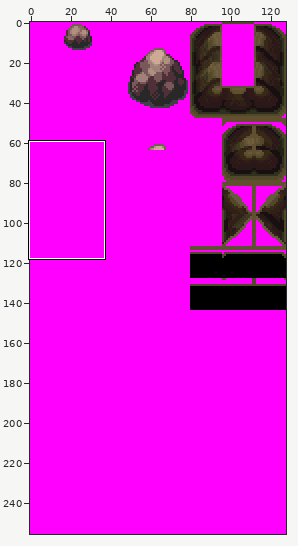
File history of a sprite sheet, tiles/cave_coronet/middle.png. The first picture is a wide view before the edit; the outline marks the close-up.
Close-up. Old version:
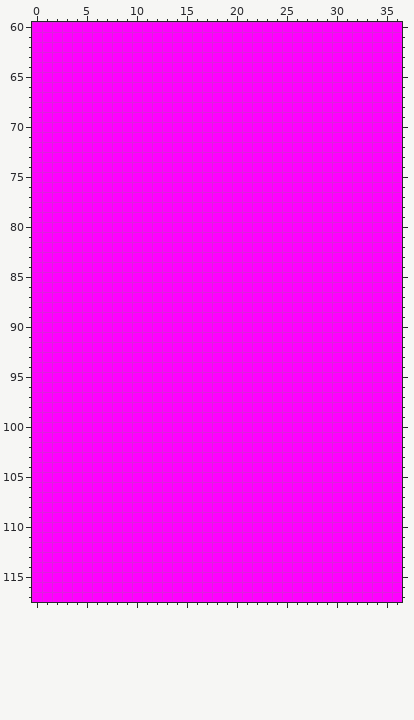
The file is 128x256 pixels. Colours within 5 levels of each other are drawn and written as one. Shown: x 0..36, y 60..117.
After:
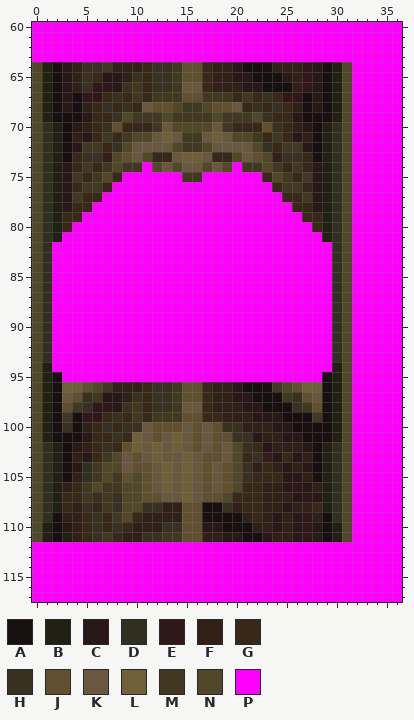
Palette (. is transparent): A #181010  B #212113  C #281818  D #303020  E #301818  F #302018  G #382818  H #383020  J #605030  K #685840  L #706038  M #403820  N #504828  P #ff00ff
Edits made:
Changed rows in their new state; - is an unchanged pixel.
first column x 0:
 64 NBACFHHMFFFGHHMJJGFFCAAAFFFECABN
 65 NBACFHGCCFHGHHMJJGFFCCAAACFECABN
 66 NBACFHEECHMGHHMKKGFFFCCAAAFECABN
 67 NBACAEEGHGMGMMMJJMMMGMGHGEEACABN
 68 NBACAFGHGHGKJJNMMNJJKGHGHGFACABN
 69 NBAAACGGHNMMMNMMMMNMMMNHGGCAAABN
 70 NDBACFGHJGGGMKNNNNKMGGGJHGFCABDN
 71 NDBAFCGMGMNNKLKMMKLKNNMGMGCFABDN
 72 NDBACMMGHNKKKKNMMNKKKKNHGMMCABDN
 73 NDBAGHHFNJKNGGKLLKGGNKJNFHHGABDN
 74 NDBCGMGMNMM-NKNKKNKN-MMNMGMGCBDN
 75 NDBCMGMNG------MM------GNMGMCBDN
 76 NDBCGMMG----------------GMMGCBDN
 77 NDBCMGG------------------GGMCBDN
 78 NDBCGG--------------------GGCBDN
 79 NDBGG----------------------GGBDN
 80 NDBG------------------------GBDN
 81 NDB--------------------------BDN
 82 ND----------------------------DN
 83 ND----------------------------DN
 84 ND----------------------------DN
 85 ND----------------------------DN
 86 ND----------------------------DN
 87 ND----------------------------DN
 88 ND----------------------------DN
 89 ND----------------------------DN
 90 ND----------------------------DN
 91 ND----------------------------DN
 92 ND----------------------------DN
 93 ND----------------------------DN
 94 NB----------------------------BN
 95 NBA--------------------------ABN
 96 NBALLJNMFFFGHHMJJGFFCAAAMNJLLABN
 97 NBAKJHMCCFHGHHMJJGFFCCAAAMHJKABN
 98 NBAJMHEECHMGHHMKKGFFFCCAAAHMJABN
 99 NBAMAEEGHGMGMMMJJGGFFFCCCAAAMABN
100 NBAHAFGHGHHKJJJKJKJHHFFFCCAAAABN
101 NBAAACGGHGLKJKLKJKJJHHCFFCCAAABN
102 NDBACFGHGJLKLKLKJKJKNHGCFFFCABDN
103 NDBAFCGMNKJKLKKLKJJKNGHFCGCFABDN
104 NDBACDMNNKJJKLKLKJKJNHFGFCFCABDN
105 NDBAFDMNMJNJKLKLKJKJNHGGGCCFABDN
106 NDBFGMNMMNNJKLKLKJKJNGGFFCECFBDN
107 NDBGGMHMHNNJJKKLKJJNGGGFFFCECBDN
108 NDBGFHGMHNNHHFFJJAAHFGGFFCFFGBDN
109 NDAFFGHGMNGFFFFJJAAAAFGFCFCEFADN
110 NBACFGHGHGFFFHHJJCCAAAFFCFCECABN
111 NBABFGHMGFFHHMMJJFFCCAACFFCEBABN
Pixel boxes of the changes (left, top, right, bottom) in both close-ups:
changed: (32, 62, 352, 542)
